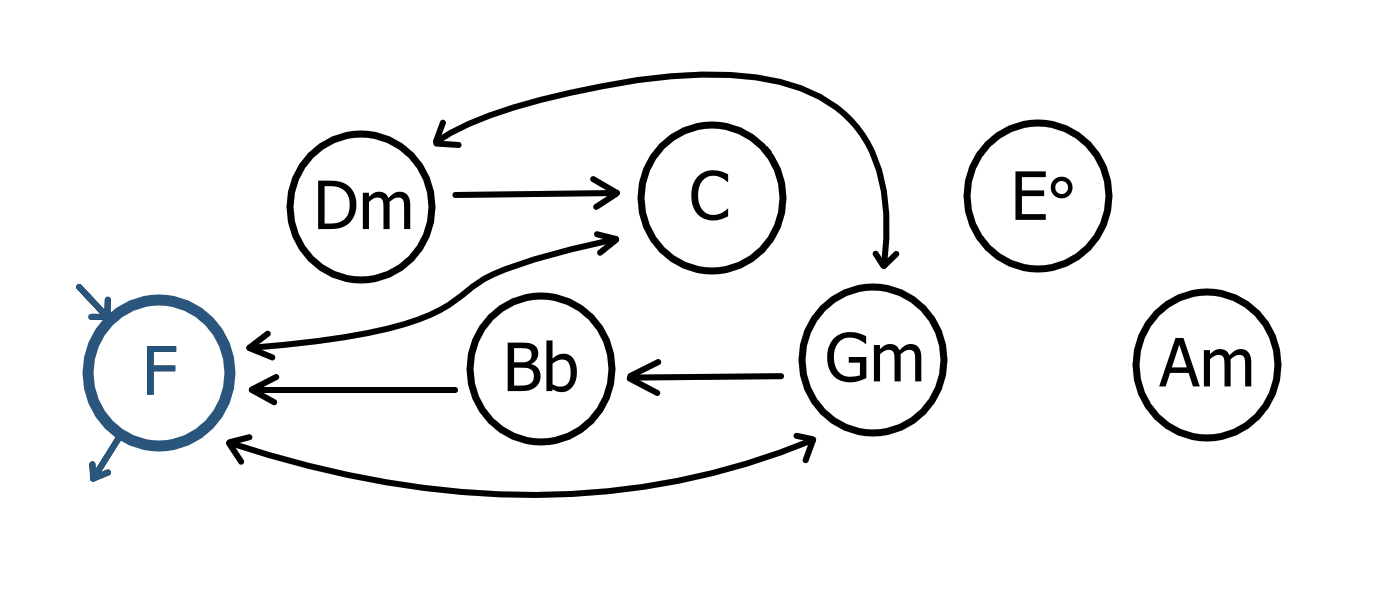
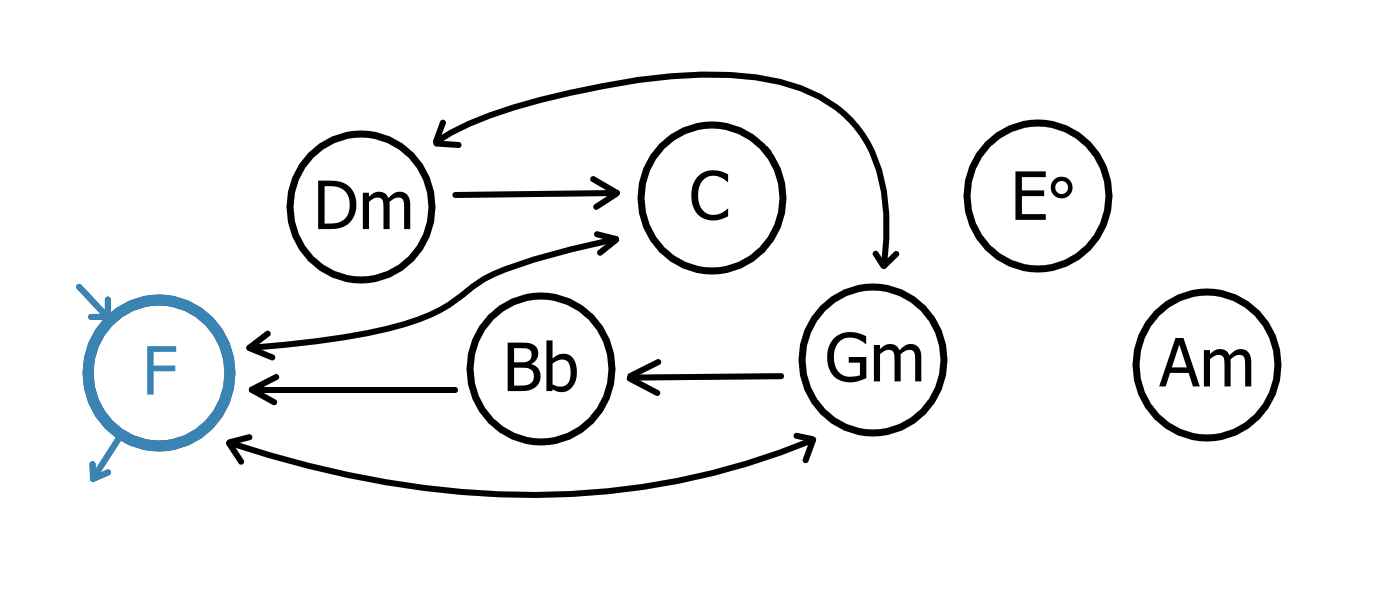
Comparing the layer stacks of the two 1400×600 images. Changes:
painted on "Paint Layer 5" over [76, 284, 192, 482]
painted on "Paint Layer 2" (7th of 7, in "1" › "Selected") over [76, 284, 236, 482]
hid group "Unselected" (7th of 7, in "1") (3 layers) over [76, 284, 236, 482]
painted on "Ring" (7th of 7, in "1" › "Unselected") over [76, 284, 236, 482]
painted on "Paint Layer 3" over [76, 284, 236, 482]
